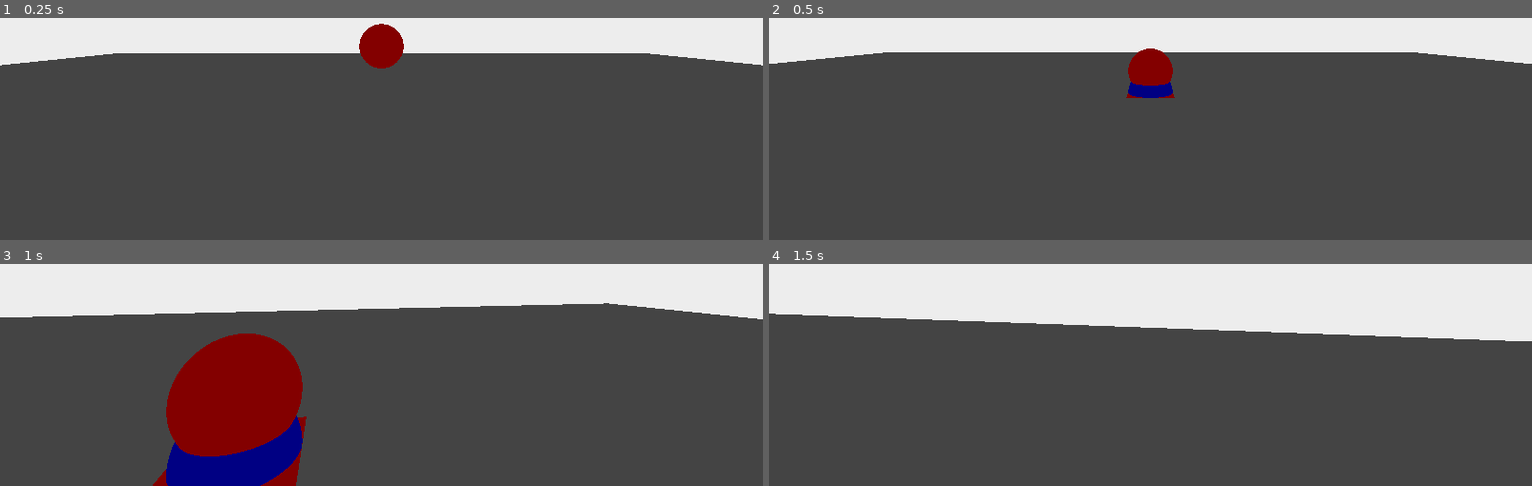
Above: before the commit, frames 1-4 (two rows, left to right).
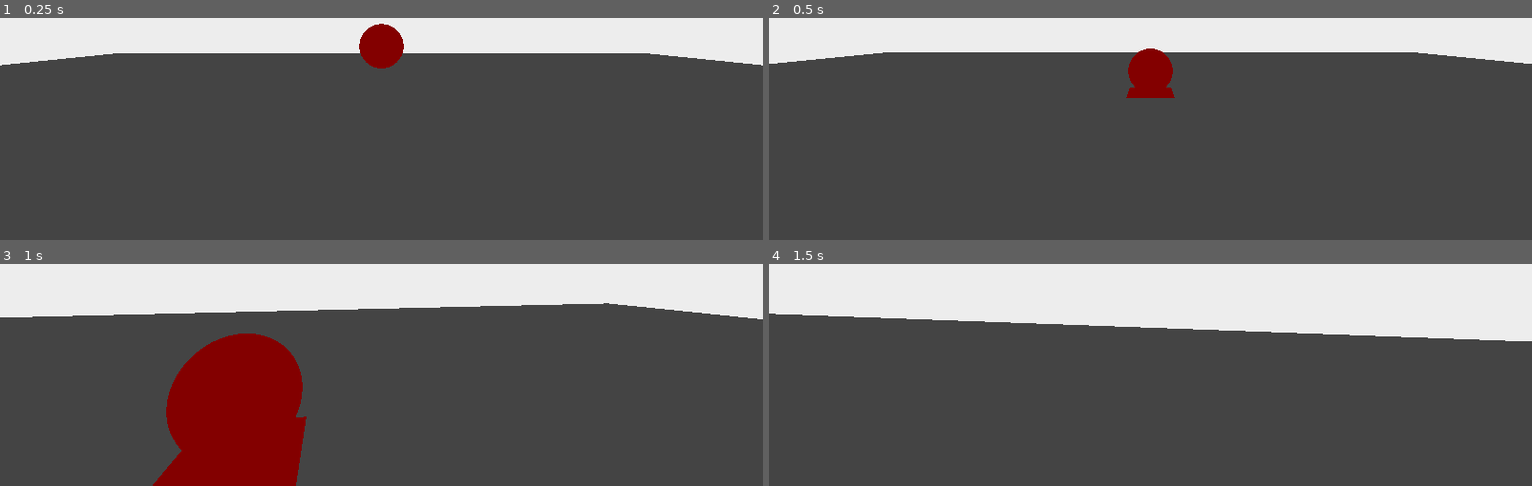
Above: after the commit, the same moments.

Repository: mynameisgump/GodotCleanupDetail
Game: Godot game, scene res://scenes/main.tscn
Two runs of this game, one before a commit and one after it. Both use one fixed random seed, a clock stepped at 60 frames per second and the inputs below.
Inputs (mouse positions are in pixels of both pictures, inside the frame that each line leads up to):
- Up to frame 1 (0.25 s): no input
- Up to frame 2 (0.5 s): no input
- Up to frame 3 (1 s): move the mouse to (419, 270) at 0.52 s; hold W (move_forward) from 0.53 s (still down)
- Up to frame 4 (1.5 s): keep holding W (move_forward); move the mouse to (1112, 272) at 1.27 s

Frame 1 is identical in both runs. In frame 2, 0.3% of the frame differs, in the area x 47-53%, y 28-37%; in frame 3, 2.8%, in the area x 21-40%, y 68-100%; in frame 4, nothing differs.

Commit message:
Need to add rotation to quads and also remove player from affecting

Diff:
--- a/scenes/blood.tscn
+++ b/scenes/blood.tscn
@@ -6,19 +6,14 @@
 size = Vector3(1, 0.311831, 1)
 
 [sub_resource type="StandardMaterial3D" id="StandardMaterial3D_q4fvt"]
+resource_local_to_scene = true
 albedo_color = Color(1, 0, 0, 1)
 
-[sub_resource type="QuadMesh" id="QuadMesh_erlyu"]
+[sub_resource type="QuadMesh" id="QuadMesh_xm7ko"]
+resource_local_to_scene = true
 material = SubResource("StandardMaterial3D_q4fvt")
 
-[sub_resource type="StandardMaterial3D" id="StandardMaterial3D_jdyxo"]
-albedo_color = Color(0, 0, 1, 1)
-
-[sub_resource type="SphereMesh" id="SphereMesh_aln4c"]
-material = SubResource("StandardMaterial3D_jdyxo")
-
 [node name="Blood" type="Area3D"]
-transform = Transform3D(1, 0, 0, 0, 1, 0, 0, 0, 1, 2.08165e-12, 0.001, 2.08165e-12)
 collision_layer = 8
 collision_mask = 0
 script = ExtResource("1_fvi14")
@@ -27,8 +22,5 @@
 shape = SubResource("BoxShape3D_ojjps")
 
 [node name="Blood" type="MeshInstance3D" parent="."]
-transform = Transform3D(1, -6.97574e-16, -1.5246e-23, -1.5246e-23, -4.37114e-08, 1, -6.97574e-16, -1, -4.37114e-08, 2.08165e-12, 2.08165e-12, 2.08165e-12)
-mesh = SubResource("QuadMesh_erlyu")
-
-[node name="MeshInstance3D" type="MeshInstance3D" parent="."]
-mesh = SubResource("SphereMesh_aln4c")
+transform = Transform3D(1, -6.97574e-16, -1.5246e-23, -1.5246e-23, -4.37114e-08, 1, -6.97574e-16, -1, -4.37114e-08, 2.08165e-12, 0.001, 2.08165e-12)
+mesh = SubResource("QuadMesh_xm7ko")
--- a/scenes/main.gd
+++ b/scenes/main.gd
@@ -15,5 +15,5 @@
 	print("Spawning blood")
 	var blood_stain: Blood = blood_scene.instantiate();
 	blood_stains.add_child(blood_stain)
-	blood_stains.set_position(pos)
+	blood_stain.set_position(pos)
 	pass
--- a/scripts/meat_sphere.gd
+++ b/scripts/meat_sphere.gd
@@ -19,10 +19,8 @@
 func _integrate_forces(state):
 	var total_contacts = state.get_contact_count();
 	if total_contacts > 0 and blood_timer.is_stopped():
-		print(state.get_contact_local_position(0));
 		var pos = state.get_contact_collider_position(0);
-		var nor = state.get_contact_collider_position(0)
-		var contact_point = self.global_position-0.5*nor
+		var nor = state.get_contact_local_normal(0);
 		spawn_blood.emit(pos,nor)
 		blood_timer.start();
 
Not shown: 1 places in scenes/blood.tscn that only renumber resources
